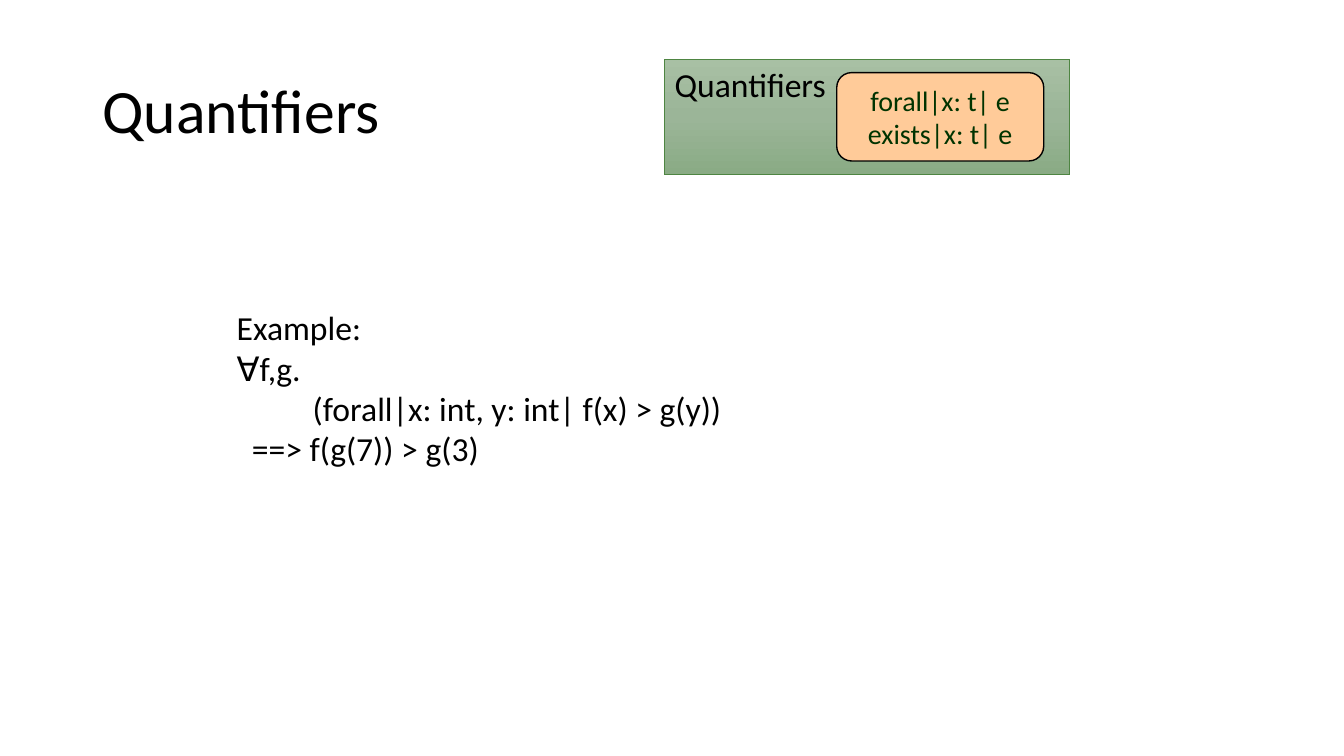
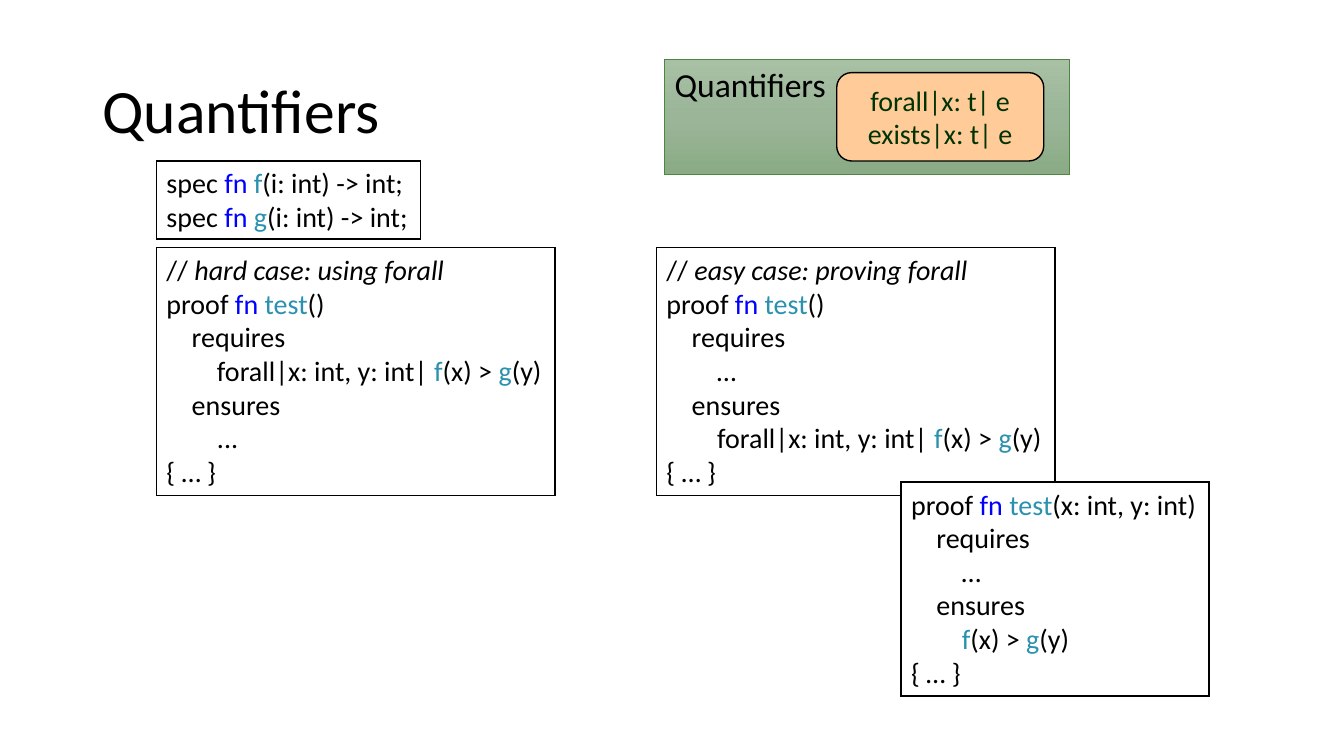
Before and after one commit to verus-lang/event-sites, a slide deck: slide 26 of 2026-summer-formal/slides/summer-school-formal-verus.pptx (slide 27 before the commit). Drawn at 1344x756 pixels with LibreOffice and Linux fonts; fonts in the diff are those of the drawing. Boxes give left, top, right and bottom in pixels: in the first picture for what was removed or moved away, otherwise in the second. Text is boxed around its words. In the diff, an @@ line names an element or a change of style, - is before the commit and + after.

Commit message:
In 2026-summer-formal, streamline quantifiers slides, and other minor edits

```diff
--- a/2026-summer-formal/slides/summer-school-formal-verus.pptx
+++ b/2026-summer-formal/slides/summer-school-formal-verus.pptx
@@ rectangle added at <box>156,161,420,239</box>, fill #FFFFFF, outline #000000 1 pt, 20 pt, text #000000 @@
+spec fn f(i: int) -> int;
+spec fn g(i: int) -> int;
@@ rectangle "// hard case: using forall": place and size @@
-rectangle "// hard case: using forall" at <box>237,316,722,467</box>
+rectangle "// hard case: using forall" at <box>156,248,555,496</box>
@@ rectangle "// hard case: using forall" at <box>156,248,555,496</box>: fill none to #FFFFFF; outline none to #000000 1 pt @@
@@ text in rectangle at <box>166,260,542,416</box>: text changed; size 24 to 20 pt @@
-Example:
-∀f,g.
-(forall|x: int, y: int| f(x) > g(y))
-==> f(g(7)) > g(3)
+// hard case: using forall
+proof fn test()
+requires
+forall|x: int, y: int| f(x) > g(y)
+ensures
+...
+{ … }
@@ rectangle added at <box>656,248,1055,496</box>, fill #FFFFFF, outline #000000 1 pt, 20 pt, text #000000 @@
+// easy case: proving forall
+proof fn test()
+requires
+…
+ensures
+forall|x: int, y: int| f(x) > g(y)
+{ … }
@@ rectangle added at <box>901,482,1209,696</box>, fill #FFFFFF, outline #000000 1 pt, 20 pt, text #000000 @@
+proof fn test(x: int, y: int)
+requires
+…
+ensures
+f(x) > g(y)
+{ … }
```
Also in this commit, not shown: 12 other slides changed, 1 slide added, 1 slide removed, 1 other file.
